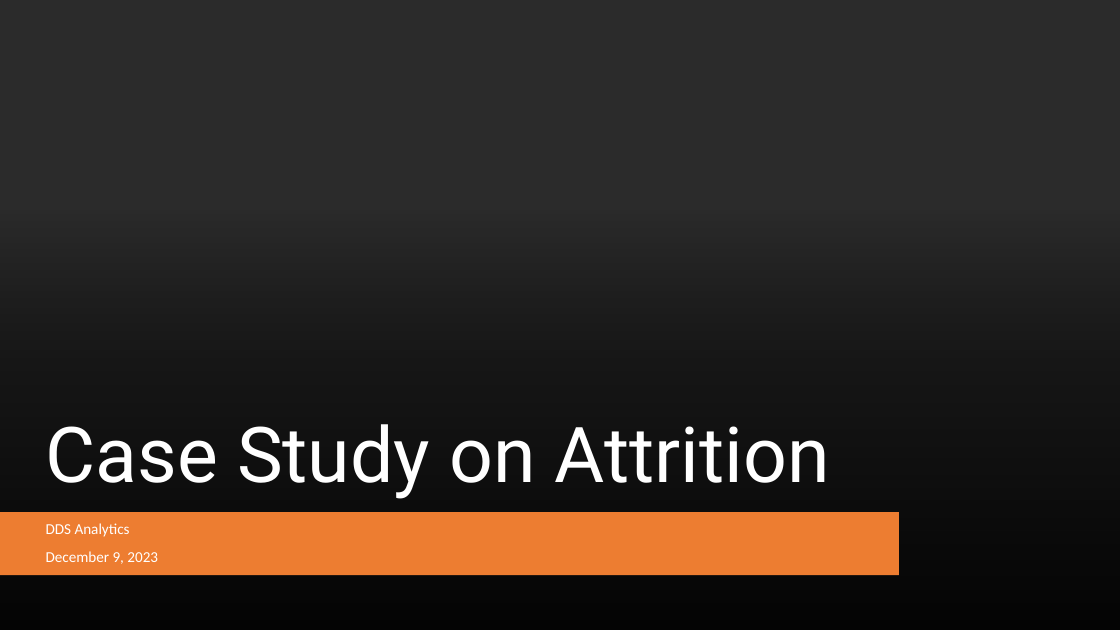
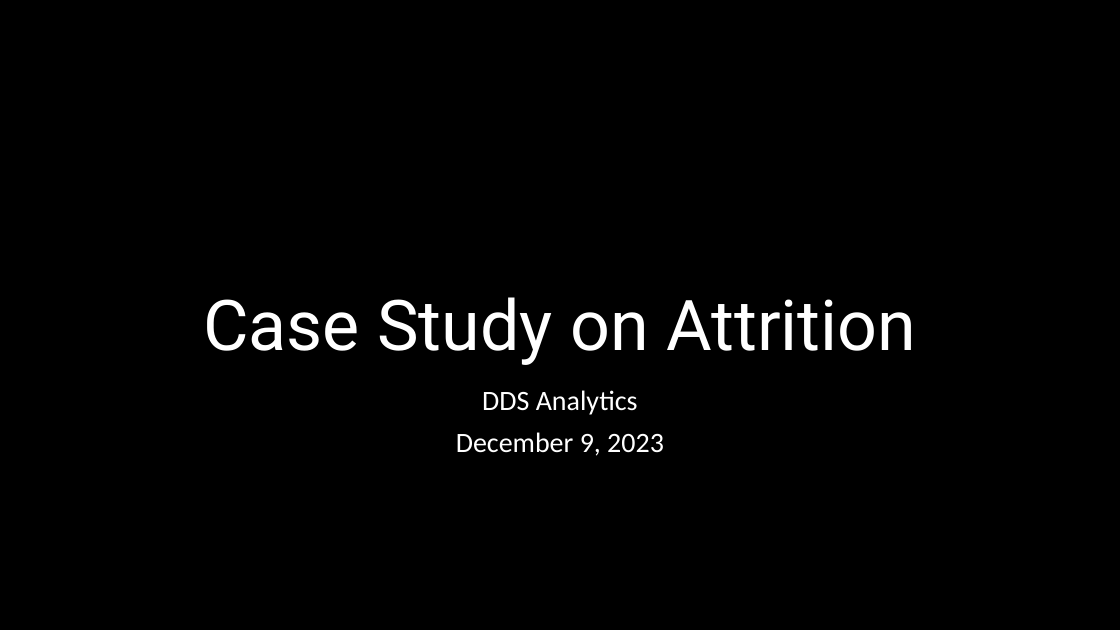
Before and after one commit to jjsmu/CaseStudy2DDS, a slide deck: slide 1 of Frito-Lay, Inc.pptx. Drawn at 1120x630 pixels with LibreOffice and Linux fonts; fonts in the diff are those of the drawing; background and template pictures are left out; a plain dark background stands for a picture behind light text. Boxes give left, top, right and bottom in pixels: in the first picture for what was removed or moved away, otherwise in the second. Text is boxed around its words. In the diff, an @@ line names an element or a change of style, - is before the commit and + after.

```diff
--- a/Frito-Lay, Inc.pptx
+++ b/Frito-Lay, Inc.pptx
@@ rectangle removed at [0,0,1120,630] @@
@@ title "Case Study on Attrition": place and size @@
-title "Case Study on Attrition" at [46,424,830,499]
+title "Case Study on Attrition" at [203,297,916,365]
@@ title "Case Study on Attrition" at [203,297,916,365]: size 66 to 60 pt; alignment left to centre @@
@@ rectangle removed at [0,209,1120,630] @@
@@ subtitle "DDS Analytics": place and size @@
-subtitle "DDS Analytics" at [46,523,158,564]
+subtitle "DDS Analytics" at [456,390,664,456]
@@ subtitle "DDS Analytics" at [456,390,664,456]: size 13 to 24 pt; alignment left to centre; vertical alignment middle to top @@
@@ rounded rectangle removed at [0,513,899,576] @@
```
Also in this commit, not shown: 2 other slides changed, 6 slides added, 3 slides removed.
